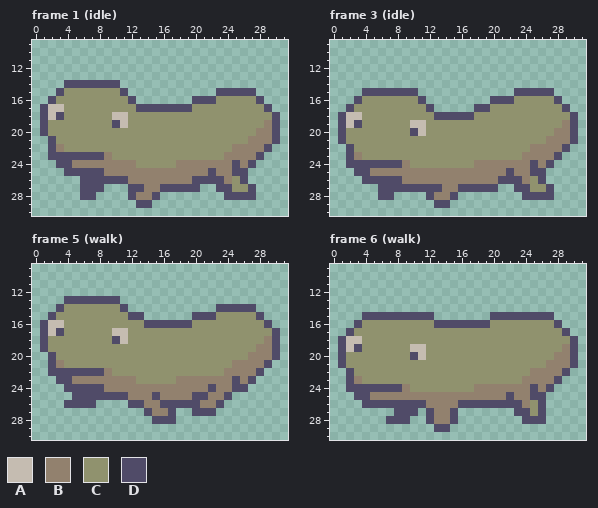
Pixel-art file -- characters/enemy/hotdog/HotDog.aseprite. Above is the file before it was changed.
32x32 pixels, 14 frames. Shown: frame 1 (idle): x 0..31, y 9..30; frame 3 (idle): x 0..31, y 9..30; frame 5 (walk): x 0..31, y 9..30; frame 6 (walk): x 0..31, y 9..30. The commit also changed other frames, which this record leaves out.
Palette (. is transparent): A #c5bcb1  B #92816e  C #90926e  D #504b68
Now the later version:
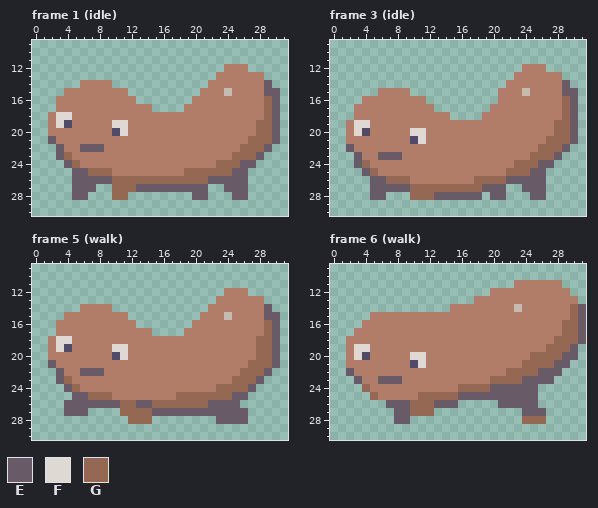
Colours new in this view: E #695a67  F #dfd9d3  G #946852
What changed:
layer "Sprite Sheet" now hidden
layer "Layer 1" added
colour C: #90926e -> #b17d68
Frame 1 (idle):
y 12: x 24..26 ... -> CCC
y 13: x 23..28 ...... -> CCCCCC
y 14: x 4..10 DDDDDDD -> ..CCCC.; x 22..29 ........ -> CCCCCCCE
y 15: x 3 D -> .; x 11 D -> C; x 21..30 ..DDDDD... -> CCCACCCCEE
y 16: x 2 D -> .; x 12 D -> C; x 20..22 DDD -> CCC; x 28..30 D.. -> CGE
y 17: x 1..3 DAA -> ..C; x 13..19 DDDDDDD -> CC....C; x 29..30 D. -> GE
y 18: x 1..4 DADC -> .CFF; x 10..11 AA -> CC; x 29..30 CD -> GE
y 19: x 1 D -> .; x 3..4 CC -> FD; x 10..11 DA -> FF; x 28..30 CBD -> GGE
y 20: x 1 D -> .; x 10..11 CC -> DF; x 28..30 BBD -> GGE
y 21: x 2 D -> E; x 27..30 BBBD -> GGGE
y 22: x 2..3 DB -> .E; x 6..8 CCC -> EEE; x 25..29 BBBBD -> CGGGE
y 23: x 2..9 DDDDDDDB -> .EGCCCCC; x 24..28 BBBBD -> CGGGE
y 24: x 3..12 DDBBBBBBBB -> .EGCCCCCCC; x 18..27 BBBBBBBDBD -> CCCCCGGGEE
y 25: x 4..26 DDDDDBBBBBBBBBBBBBDBBDD -> .EEGGGCCCCCCCCCGGGGGGEE
y 26: x 5..26 .DDDDDDBBBBBBBBDDDDBCD -> EEEEEGGGGGGGGGGGGEEEEE
y 27: x 5..8 .DDD -> EEE.; x 10..21 ..DDBBDDDDD. -> GGGEEEEEEEEE; x 23..27 DDCCD -> .EEE.
y 28: x 5..7 .DD -> EE.; x 10..15 ..DBBD -> GG....; x 20..21 .. -> EE; x 24..27 DDDD -> .EE.
y 29: x 13..14 DD -> ..
Frame 3 (idle):
y 12: x 24..26 ... -> CCC
y 13: x 23..28 ...... -> CCCCCC
y 14: x 22..29 ........ -> CCCCCCCE
y 15: x 4..10 DDDDDDD -> ..CCCC.; x 21..30 ..DDDDD... -> CCCACCCCEE
y 16: x 3 D -> .; x 11 D -> C; x 20..22 DDD -> .CC; x 28..30 D.. -> CGE
y 17: x 2 D -> .; x 12 D -> C; x 18..19 DD -> ..; x 29..30 D. -> GE
y 18: x 1..3 DAA -> ..C; x 13..18 DDDDDC -> CC....; x 29..30 CD -> GE
y 19: x 1..4 DADC -> .CFF; x 10..11 AA -> CC; x 28..30 CBD -> GGE
y 20: x 1 D -> .; x 3..4 CC -> FD; x 10..11 DA -> FF; x 28..30 BBD -> GGE
y 21: x 1 D -> .; x 10..11 CC -> DF; x 27..30 BBBD -> GGGE
y 22: x 2 D -> E; x 25..29 BBBBD -> CGGGE
y 23: x 2..3 DB -> .E; x 6..8 CCC -> EEE; x 24..28 BBBBD -> CGGGE
y 24: x 2..9 DDDDDDDB -> .EGCCCCC; x 18..27 BBBBBBBDBD -> CCCCCGGGEE
y 25: x 3..26 DDBBBBBBBBBBBBBBBBBDBBDD -> .EGCCCCCCCCCCCCCCCCGGGEE
y 26: x 4..26 DDDDDBBBBBBBBBBBBDDDBCD -> .EEGGGCCCCCCCCGGGGEEEEE
y 27: x 5..21 .DDDDDDDDBBDDDDD. -> EEEEEGGGGGGGGGEEE; x 23..27 DDCCD -> .EEE.
y 28: x 5..7 .DD -> EE.; x 10..18 ..DBBD... -> GGGEEEEEE; x 20..21 .. -> EE; x 24..27 DDDD -> .EE.
y 29: x 13..14 DD -> ..
Frame 5 (walk):
y 12: x 24..26 ... -> CCC
y 13: x 4..10 DDDDDDD -> .......; x 23..28 ...... -> CCCCCC
y 14: x 3..5 DCC -> ...; x 10..11 CD -> ..; x 22..29 .DDDDD.. -> CCCCCCCE
y 15: x 2..3 DC -> ..; x 12..13 DD -> ..; x 20..22 DDD -> .CC; x 24 C -> A; x 28..30 D.. -> CEE
y 16: x 1..3 DAA -> ..C; x 13..19 CDDDDDD -> .......; x 29..30 D. -> GE
y 17: x 1..3 DAD -> ..C; x 10..11 AA -> CC; x 15..18 CCCC -> ....; x 29..30 CD -> GE
y 18: x 1 D -> .; x 3..4 CC -> FF; x 10..11 DA -> CC; x 28..30 CBD -> GGE
y 19: x 1 D -> .; x 3..4 CC -> FD; x 10..11 CC -> FF; x 28..30 BBD -> GGE
y 20: x 2 D -> C; x 10..11 CC -> DF; x 27..30 BBBD -> CGGE
y 21: x 2..3 DB -> EC; x 25..30 BBBBD. -> CCGGGE
y 22: x 2..9 DDDDDDDB -> .ECCEEEC; x 24..29 BBBBD. -> CCGGGE
y 23: x 3..12 DDBBBBBBBB -> EGCCCCCCCC; x 18..28 BBBBBBBDBD. -> CCCCCCCGGGE
y 24: x 4..27 DDDDDBBBBBBBBBBBBBDBBDD. -> EGCCCCCCCCCCCCCCCCCGGGGE
y 25: x 5..26 DDDDDDDBBBDBBBBDDBBD.. -> EEGGGCCCCCCCCGGGGGGGEE
y 26: x 4..25 DDDD....DDBBDDDDDBBD.. -> EEEEEEEGGEEGGGGGGGEEEE
y 27: x 4..6 ... -> EEE; x 11..26 ...DBBD..DDD.... -> GGGGEEEEEEEEEEEE
y 28: x 12..17 ...DDD -> GGG...; x 23..26 .... -> EEEE
Frame 6 (walk):
y 11: x 23..28 ...... -> CCCCCC
y 12: x 20..29 .......... -> CCCCCCCCCC
y 13: x 18..30 ............. -> CCCCCCCCCCCCC
y 14: x 15..31 ................. -> CCCCCCCCACCCCCCGE
y 15: x 4..31 DDDDDDDDD.......DDDDDDDD.... -> .CCCCCCCCCCCCCCCCCCCCCCCCCGE
y 16: x 3 D -> .; x 13..19 DDDDDDD -> CCCCCCC; x 28..31 D... -> CGGE
y 17: x 2 D -> .; x 29..31 D.. -> GGE
y 18: x 1..3 DAA -> .CC; x 28..31 CCD. -> GGGE
y 19: x 1..4 DADC -> .CFF; x 10..11 AA -> CC; x 27..30 CCBD -> GGGE
y 20: x 1 D -> .; x 3..4 CC -> FD; x 10..11 DA -> FF; x 25..30 CCCBBD -> GGGGEE
y 21: x 1 D -> .; x 10..11 CC -> DF; x 24..30 CCCBBBD -> GGGGEE.
y 22: x 2 D -> E; x 22..29 CCCBBBBD -> GGGGEEE.
y 23: x 2..3 DB -> .E; x 6..8 CCC -> EEE; x 20..28 CCCCBBBBD -> GGGGEEEE.
y 24: x 2..9 DDDDDDDB -> ..GCCCCC; x 16..27 CCBBBBBBBDBD -> GGGGEEEEEE..
y 25: x 3..26 DDBBBBBBBBBBBBBBBBBDBBDD -> ..GCCCCCGGGGGEEEEEEEEEE.
y 26: x 4..26 DDDDDDDDBBBBDDDDDDDDBCD -> ...EEEGGGEEE.....EEEEE.
y 27: x 8..15 DDD.DBBD -> EEGGG...; x 23..26 DDCD -> .EEE
y 28: x 7..9 DDD -> .EE; x 12..15 DBBD -> ....; x 24..26 DDD -> GGG
y 29: x 13..14 DD -> ..
Where, in picture pixels (left, top, right, bottom), the same in both pictures:
changed: (40, 64, 280, 208)
changed: (338, 64, 578, 208)
changed: (40, 288, 280, 424)
changed: (338, 280, 586, 432)
